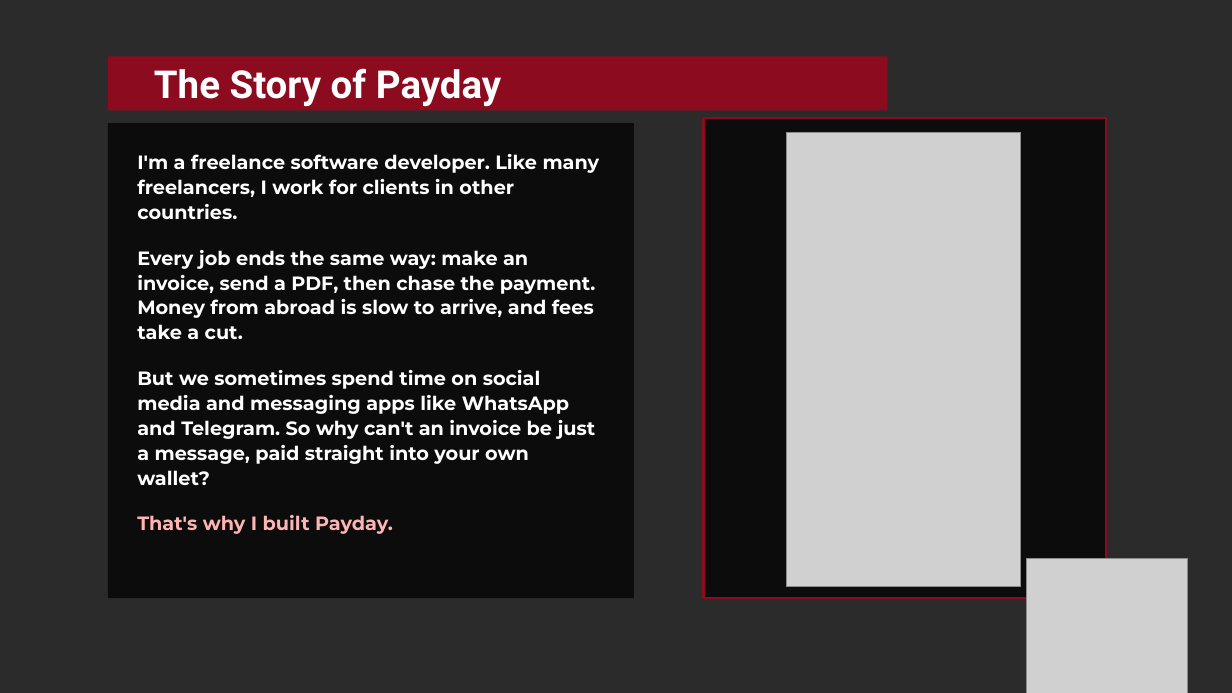
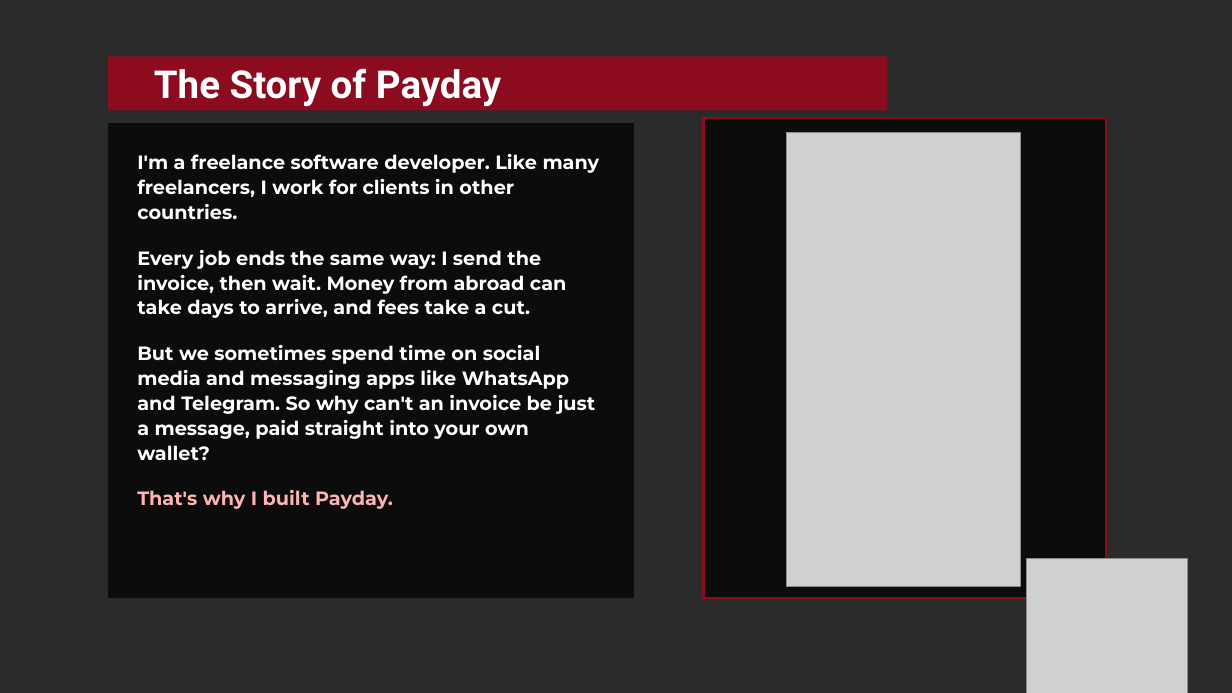
Before and after one commit to Finney06/payday, a slide deck: slide 3 of public/slides/Payday-BCH-BLAZE-2026.pptx. Drawn at 1232x693 pixels with LibreOffice and Linux fonts; fonts in the diff are those of the drawing; grey boxes stand for pictures; background and template pictures are left out; a plain dark background stands for a picture behind light text. Boxes give left, top, right and bottom in pixels: in the first picture for what was removed or moved away, otherwise in the second. Text is boxed around its words. In the diff, an @@ line names an element or a change of style, - is before the commit and + after.

Commit message:
Home and slides: show a paid result first and clarify the payment story

```diff
--- a/public/slides/Payday-BCH-BLAZE-2026.pptx
+++ b/public/slides/Payday-BCH-BLAZE-2026.pptx
@@ text at [137, 250, 567, 318]: text changed @@
-Every job ends the same way: make an invoice, send a PDF, then chase the payment. Money from abroad is slow to arrive, and fees take a cut.
+Every job ends the same way: I send the invoice, then wait. Money from abroad can take days to arrive, and fees take a cut.
```
Also in this commit, not shown: 4 other files.
